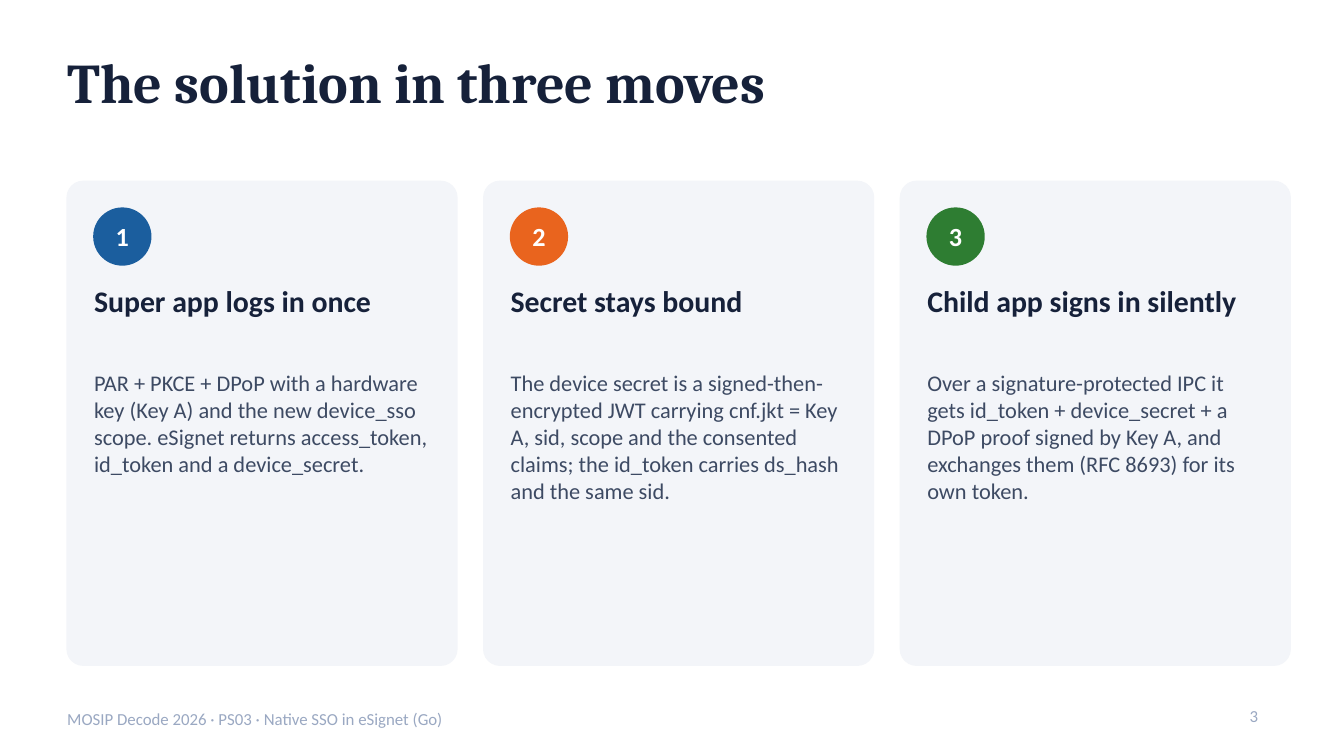
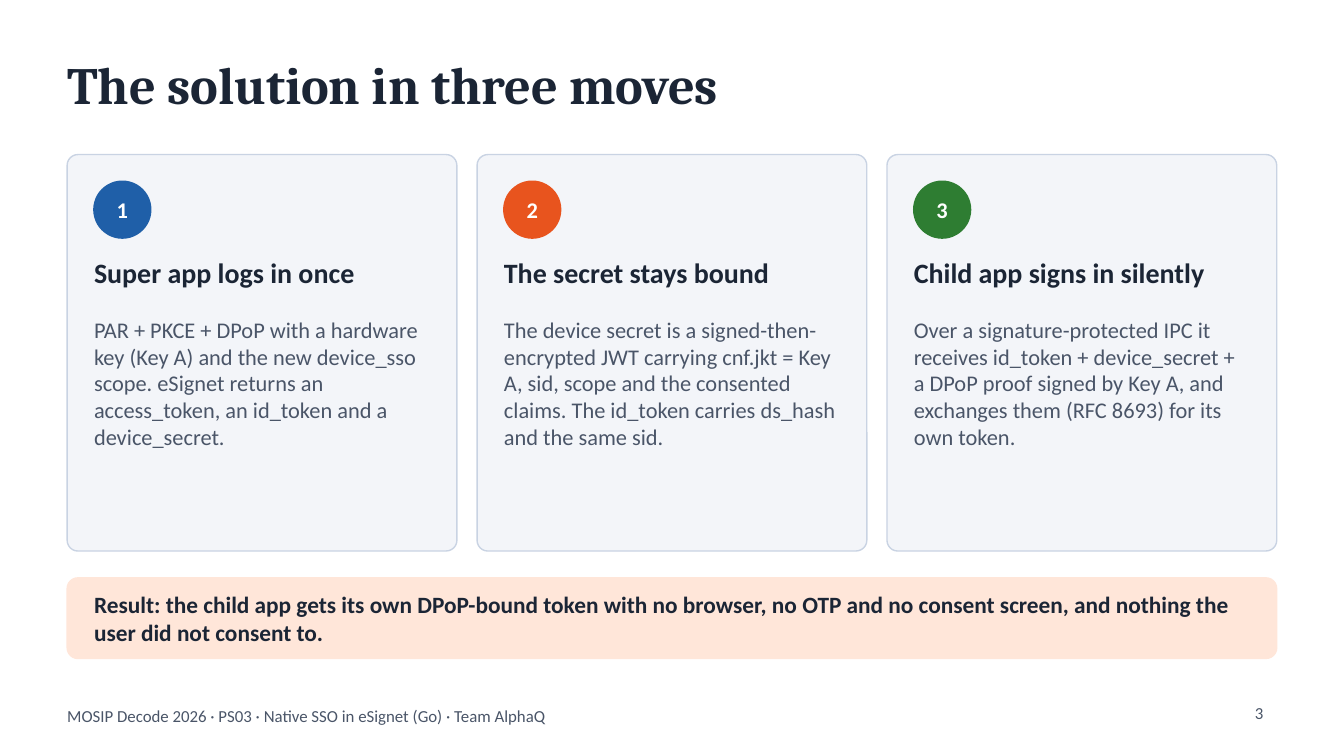
Before and after one commit to DevAnuragT/mosip-decode-2026-native-sso, a slide deck: slide 3 of docs/pitch-deck.pptx. Drawn at 1344x756 pixels with LibreOffice and Linux fonts; fonts in the diff are those of the drawing. Boxes give left, top, right and bottom in pixels: in the first picture for what was removed or moved away, otherwise in the second. Text is boxed around its words. In the diff, an @@ line names an element or a change of style, - is before the commit and + after.

```diff
--- a/docs/pitch-deck.pptx
+++ b/docs/pitch-deck.pptx
@@ title "The solution in three moves" at <box>67,67,718,105</box>: size 30 to 28 pt, text colour #16213A to #1B2535; vertical alignment top to middle @@
@@ rounded rectangle: place and size @@
-rounded rectangle at <box>67,181,457,665</box>
+rounded rectangle at <box>67,155,457,551</box>
@@ rounded rectangle: place and size @@
-rounded rectangle at <box>484,181,874,665</box>
+rounded rectangle at <box>477,155,867,551</box>
@@ outline #F3F5F9 0.75 pt to #C9D3E3 0.75 pt; proportions changed in 3 elements at <box>67,155,457,551</box>, <box>477,155,867,551</box>, <box>887,155,1277,551</box> @@
@@ rounded rectangle: place and size @@
-rounded rectangle at <box>900,181,1290,665</box>
+rounded rectangle at <box>887,155,1277,551</box>
@@ text "1": place and size @@
-text "1" at <box>116,229,129,246</box>
+text "1" at <box>117,203,128,218</box>
@@ ellipse: place and size @@
-ellipse at <box>94,208,151,265</box>
+ellipse at <box>94,181,151,238</box>
@@ ellipse at <box>94,181,151,238</box>: fill #1B5E9E to #1F5FA8; outline #1B5E9E 1 pt to #1F5FA8 1 pt @@
@@ text "2": place and size @@
-text "2" at <box>532,229,545,246</box>
+text "2" at <box>527,203,538,218</box>
@@ ellipse: place and size @@
-ellipse at <box>511,208,567,265</box>
+ellipse at <box>504,181,560,238</box>
@@ ellipse at <box>504,181,560,238</box>: fill #E9641E to #E8541E; outline #E9641E 1 pt to #E8541E 1 pt @@
@@ size 14 to 12 pt in 3 elements at <box>117,203,128,218</box>, <box>527,203,538,218</box>, <box>936,203,947,218</box> @@
@@ text "3": place and size @@
-text "3" at <box>949,229,962,246</box>
+text "3" at <box>936,203,947,218</box>
@@ ellipse: place and size @@
-ellipse at <box>927,208,984,265</box>
+ellipse at <box>914,181,970,238</box>
@@ text "Super app logs in once": place and size @@
-text "Super app logs in once" at <box>94,291,371,317</box>
+text "Super app logs in once" at <box>94,263,354,288</box>
@@ text "Super app logs in once" at <box>94,263,354,288</box>: size 16 to 15 pt, text colour #16213A to #1B2535 @@
@@ text at <box>504,263,769,288</box>: text changed; size 16 to 15 pt; text colour #16213A to #1B2535 @@
-Secret stays bound
+The secret stays bound
@@ text "Child app signs in silently" at <box>914,263,1205,288</box>: size 16 to 15 pt, text colour #16213A to #1B2535 @@
@@ text "Child app signs in silently": place and size @@
-text "Child app signs in silently" at <box>927,291,1236,317</box>
+text "Child app signs in silently" at <box>914,263,1205,288</box>
@@ text at <box>94,322,418,448</box>: text changed; text colour #3D4A63 to #4A5568 @@
-PAR + PKCE + DPoP with a hardware key (Key A) and the new device_sso scope. eSignet returns access_token, id_token and a device_secret.
+PAR + PKCE + DPoP with a hardware key (Key A) and the new device_sso scope. eSignet returns an access_token, an id_token and a device_secret.
@@ text at <box>504,322,836,445</box>: text changed; text colour #3D4A63 to #4A5568 @@
-The device secret is a signed-then-encrypted JWT carrying cnf.jkt = Key A, sid, scope and the consented claims; the id_token carries ds_hash and the same sid.
+The device secret is a signed-then-encrypted JWT carrying cnf.jkt = Key A, sid, scope and the consented claims. The id_token carries ds_hash and the same sid.
@@ text at <box>914,322,1223,445</box>: text changed; text colour #3D4A63 to #4A5568 @@
-Over a signature-protected IPC it gets id_token + device_secret + a DPoP proof signed by Key A, and exchanges them (RFC 8693) for its own token.
+Over a signature-protected IPC it receives id_token + device_secret + a DPoP proof signed by Key A, and exchanges them (RFC 8693) for its own token.
@@ rounded rectangle added at <box>67,578,1277,659</box>, fill #FFE6D9, outline #FFE6D9 0.75 pt @@
@@ text added at <box>94,596,1228,641</box>, 12.5 pt, text #1B2535, bold @@
+Result: the child app gets its own DPoP-bound token with no browser, no OTP and no consent screen, and nothing the user did not consent to.
@@ text at <box>67,710,546,725</box>: text changed; text colour #9AA8C2 to #4A5568 @@
-MOSIP Decode 2026 · PS03 · Native SSO in eSignet (Go)
+MOSIP Decode 2026 · PS03 · Native SSO in eSignet (Go) · Team AlphaQ
@@ page number at <box>1255,708,1264,719</box>: text colour #9AA8C2 to #4A5568; alignment left to right @@
```
Also in this commit, not shown: 12 other slides changed, 5 other files.
